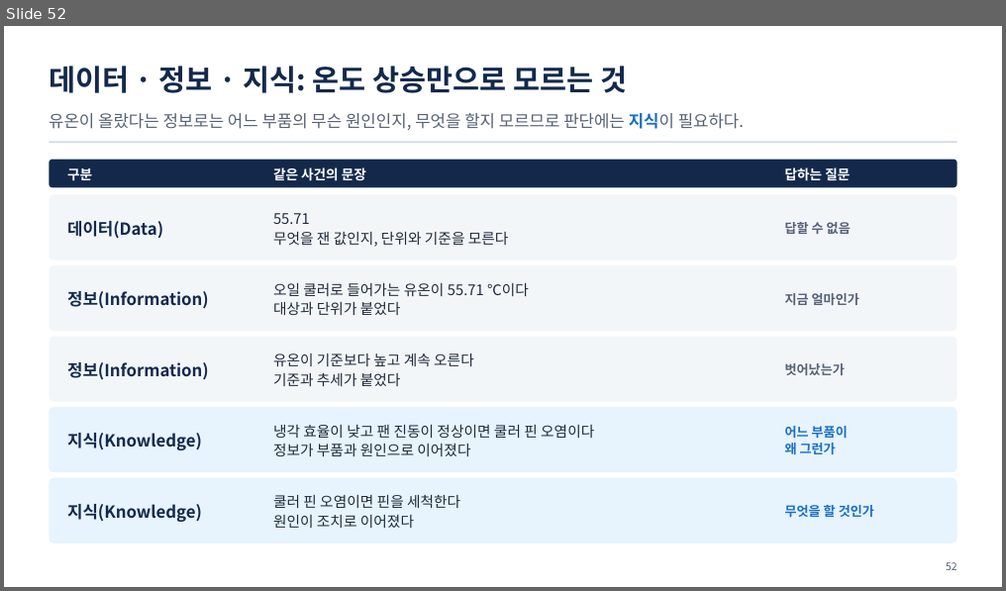
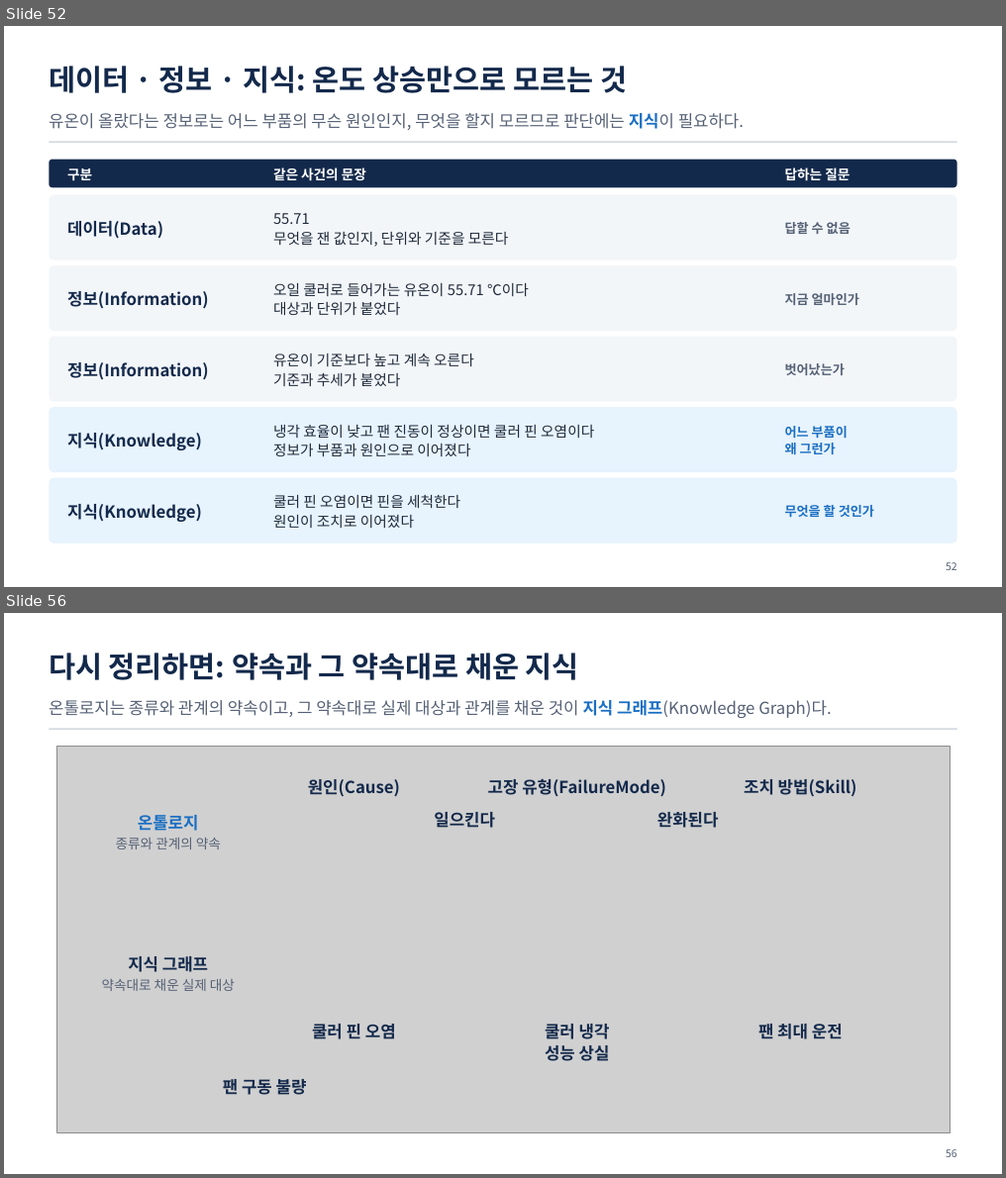
Before and after one commit to uengine-oss/hyd-iot-edu, a slide deck: workspace/강의제작/산출물/통합반/이론/01회차/통합반_01일차.pptx. Shown one above the other, each under a label of ours: slide 52 before the commit, slides 52 and 56 after it; the slides between them are not shown. The pictures are 1006x591 and 1006x1178 pixels, drawn with LibreOffice and Linux fonts; fonts in the diff are those of the drawing; grey boxes stand for pictures. Boxes give left, top, right and bottom in pixels: in the first picture for what was removed or moved away, otherwise in the second. Text is boxed around its words. In the diff, an @@ line names an element or a change of style, - is before the commit and + after.

Commit message:
1회차 온톨로지 파트 덱을 새 차례로(사용자 「이 차례로 만들기」, 화면은 사용자 확정 전): 본문 19장 · 덱 76장 · 새 그림 4 · 확정 PPTX 1~47 그대로, 02편 화면 짚기 4장, 인계 요약

```diff
--- a/workspace/강의제작/산출물/통합반/이론/01회차/통합반_01일차.pptx
+++ b/workspace/강의제작/산출물/통합반/이론/01회차/통합반_01일차.pptx
@@ slide 56 added at (4,613,1002,1174), background #FFFFFF @@
@@ text added at (49,653,579,680), 28 pt, text #13294B, bold @@
+다시 정리하면: 약속과 그 약속대로 채운 지식
@@ text added at (49,700,831,718), 16 pt, text #556175 @@
+온톨로지는 종류와 관계의 약속이고, 그 약속대로 실제 대상과 관계를 채운 것이 지식 그래프(Knowledge Graph)다.
@@ rectangle added at (49,728,957,730), fill #D3D9E1 @@
@@ picture added at (56,747,949,1134) @@
@@ text added at (308,779,400,796), 16 pt, text #13294B, bold @@
+원인(Cause)
@@ text added at (488,779,666,796), 16 pt, text #13294B, bold @@
+고장 유형(FailureMode)
@@ text added at (744,779,857,796), 16 pt, text #13294B, bold @@
+조치 방법(Skill)
@@ text added at (116,815,221,850), 13 pt, text #556175 @@
+온톨로지
+종류와 관계의 약속
@@ text added at (434,812,495,828), 16 pt, text #13294B, bold @@
+일으킨다
@@ text added at (657,812,719,828), 16 pt, text #13294B, bold @@
+완화된다
@@ text added at (102,957,235,991), 13 pt, text #556175 @@
+지식 그래프
+약속대로 채운 실제 대상
@@ text added at (312,1024,396,1040), 16 pt, text #13294B, bold @@
+쿨러 핀 오염
@@ text added at (545,1024,610,1061), 16 pt, text #13294B, bold @@
+쿨러 냉각 성능 상실
@@ text added at (758,1024,843,1040), 16 pt, text #13294B, bold @@
+팬 최대 운전
@@ text added at (223,1076,307,1098), 16 pt, text #13294B, bold @@
+팬 구동 불량
@@ text added at (945,1150,957,1157), 10 pt, text #556175 @@
+56
```
Also in this commit, not shown: 23 slides changed, 1 other slide added, 14 other files.
